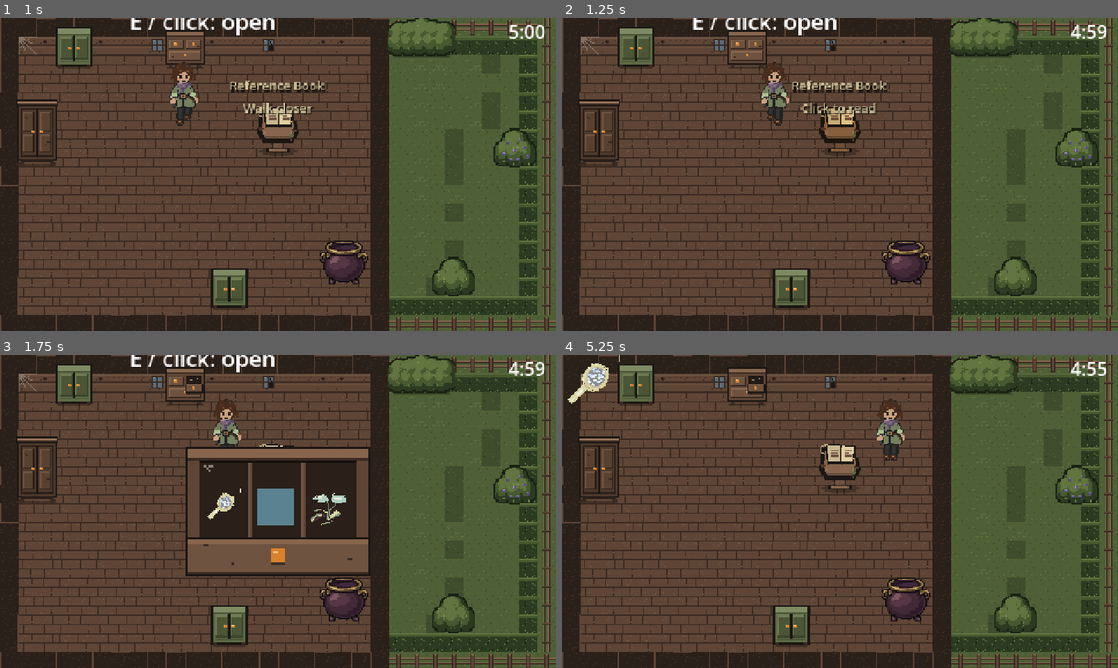
Above: before the commit, frames 1-4 (two rows, left to right).
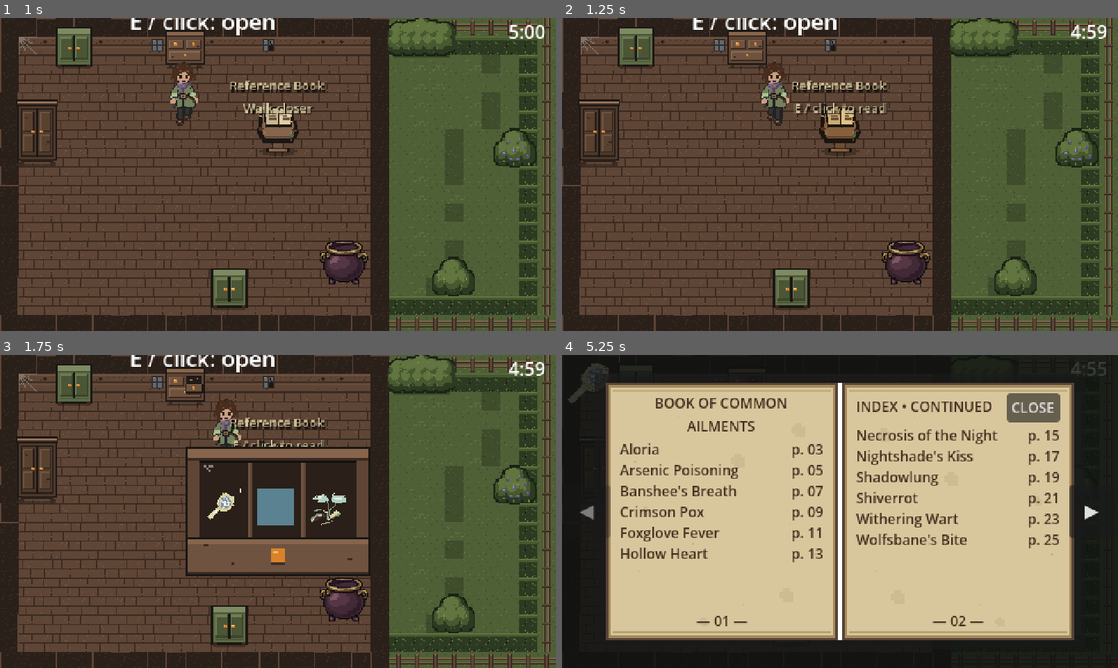
Above: after the commit, the same moments.

Repository: daize16/five-to-survive
Game: Godot game, scene res://main.tscn
Two runs of this game, one before a commit and one after it. Both use one fixed random seed, a clock stepped at 60 frames per second and the inputs below.
Inputs (mouse positions are in pixels of both pictures, inside the frame that each line leads up to):
- Up to frame 1 (1 s): tap Enter (ui_accept) at 0.5, 0.77 s; move the mouse to (278, 130) at 0.52 s; hold Right (ui_right) from 0.53 s (still down); hold E (interact) from 0.53 s (still down); click (278, 130) at 0.67 s
- Up to frame 2 (1.25 s): keep holding Right (ui_right); keep holding E (interact)
- Up to frame 3 (1.75 s): keep holding Right (ui_right); tap Enter (ui_accept) at 1.25, 1.52 s; move the mouse to (166, 527) at 1.27 s; release E (interact) at 1.28 s; tap E (interact) at 1.35 s; click (166, 527) at 1.42 s
- Up to frame 4 (5.25 s): release Right (ui_right) at 2 s; click (784, 508) at 2.02 s; tap Enter (ui_accept) at 2.75, 4.25, 4.52, 5 s; move the mouse to (895, 442) at 2.77 s; hold Left (ui_left) 2.78-3.5 s; hold E (interact) 2.78-3.5 s; click (895, 442) at 2.92 s; click (840, 508) at 3.52 s; move the mouse to (812, 574) at 4.27 s; hold Right (ui_right) from 4.28 s (still down); tap E (interact) at 4.35 s; click (812, 574) at 4.42 s; move the mouse to (1006, 558) at 5.02 s; hold E (interact) from 5.03 s (still down); click (1006, 558) at 5.17 s

Frame 1 is identical in both runs. In frame 2, 0.4% of the frame differs, in the area x 41-59%, y 27-32%; in frame 3, 0.6%; in frame 4, 86%, in the area x 0-100%, y 0-100%.

Commit message:
fixing book glitch

Diff:
--- a/new-game-project/book.tscn
+++ b/new-game-project/book.tscn
@@ -2,18 +2,24 @@
 
 [ext_resource type="Script" uid="uid://6ap1imm8b53x" path="res://scripts/book.gd" id="1_book"]
 [ext_resource type="Script" uid="uid://bmb2516vwu0h6" path="res://scripts/book_page.gd" id="2_page_art"]
+
+[sub_resource type="Theme" id="Theme_book"]
+default_font_size = 12
+Label/colors/font_color = Color(0.26, 0.18, 0.12, 1)
 
 [node name="Book" type="CanvasLayer" unique_id=183388082]
 layer = 2
 script = ExtResource("1_book")
 
 [node name="Overlay" type="Control" parent="." unique_id=919875176]
+visible = false
 layout_mode = 3
 anchors_preset = 15
 anchor_right = 1.0
 anchor_bottom = 1.0
 grow_horizontal = 2
 grow_vertical = 2
+theme = SubResource("Theme_book")
 
 [node name="DimBackground" type="ColorRect" parent="Overlay" unique_id=634497466]
 layout_mode = 1
@@ -64,6 +70,7 @@
 text = "Book of Ilnesses and Common Ailments"
 horizontal_alignment = 1
 vertical_alignment = 1
+autowrap_mode = 3
 
 [node name="IndexColumnLeft" type="VBoxContainer" parent="Overlay/BookSpread/LeftPage/LeftMargin/LeftLayout" unique_id=533469713]
 custom_minimum_size = Vector2(0, 132)
@@ -127,6 +134,7 @@
 size_flags_horizontal = 3
 text = "INDEX • CONTINUED"
 vertical_alignment = 1
+autowrap_mode = 3
 
 [node name="CloseButton" type="Button" parent="Overlay/BookSpread/RightPage/RightMargin/RightLayout/RightHeader" unique_id=68413464]
 custom_minimum_size = Vector2(46, 23)
@@ -168,6 +176,7 @@
 offset_right = 14.0
 offset_bottom = 142.0
 focus_mode = 0
+theme_override_font_sizes/font_size = 16
 text = "◀"
 
 [node name="NextButton" type="Button" parent="Overlay/BookSpread" unique_id=2115504416]
@@ -177,4 +186,5 @@
 offset_right = 450.0
 offset_bottom = 142.0
 focus_mode = 0
+theme_override_font_sizes/font_size = 16
 text = "▶"
--- a/new-game-project/main.tscn
+++ b/new-game-project/main.tscn
@@ -185,7 +185,6 @@
 [node name="CupboardPopup" parent="." unique_id=647663135 instance=ExtResource("8_5vw27")]
 
 [node name="Book" parent="." unique_id=529358681 instance=ExtResource("9_book")]
-visible = false
 
 [node name="SymptomEffects" type="Camera2D" parent="." unique_id=1668557637]
 process_mode = 3
--- a/new-game-project/scripts/book.gd
+++ b/new-game-project/scripts/book.gd
@@ -101,7 +101,7 @@
 
 
 func _unhandled_input(event):
-	if event.is_action_pressed("ui_cancel") and overlay.visible:
+	if overlay.visible and (event.is_action_pressed("ui_cancel") or event.is_action_pressed("interact")):
 		close_book()
 		get_viewport().set_input_as_handled()
 
--- a/new-game-project/scripts/book_lectern.gd
+++ b/new-game-project/scripts/book_lectern.gd
@@ -22,9 +22,7 @@
 
 func _on_mouse_exited() -> void:
 	_is_hovered = false
-	hover_label.hide()
-	Input.set_default_cursor_shape(Input.CURSOR_ARROW)
-	sprite.modulate = Color.WHITE
+	_update_hover()
 
 func _on_proximity_body_entered(body: Node2D) -> void:
 	if body.is_in_group("player"):
@@ -37,20 +35,23 @@
 		_update_hover()
 
 func _update_hover() -> void:
-	if not _is_hovered:
-		return
-	hover_label.text = "Reference Book\nClick to read" if _player_near else "Reference Book\nWalk closer"
-	hover_label.show()
-	if _player_near:
+	hover_label.visible = _is_hovered or _player_near
+	hover_label.text = "Reference Book\nE / click to read" if _player_near else "Reference Book\nWalk closer"
+	if _is_hovered and _player_near:
 		Input.set_default_cursor_shape(Input.CURSOR_POINTING_HAND)
 		sprite.modulate = Color("fff0ce")
 	else:
 		Input.set_default_cursor_shape(Input.CURSOR_ARROW)
 		sprite.modulate = Color.WHITE
 
+func try_read_book() -> bool:
+	if not _player_near:
+		return false
+	get_tree().call_group("book_ui", "open_book")
+	return true
+
 func _on_input_event(_viewport: Viewport, event: InputEvent, _shape_index: int) -> void:
 	if (event is InputEventMouseButton and event.pressed
 			and event.button_index == MOUSE_BUTTON_LEFT):
-		if _player_near:
-			get_tree().call_group("book_ui", "open_book")
+		try_read_book()
 		get_viewport().set_input_as_handled()
--- a/new-game-project/scripts/main.gd
+++ b/new-game-project/scripts/main.gd
@@ -46,10 +46,16 @@
 
 	if run_state != "playing":
 		return
+
+	var interact_pressed := event.is_action_pressed("interact")
+	if interact_pressed and $Actors/BookLectern.try_read_book():
+		get_viewport().set_input_as_handled()
+		return
+
 	if not $Actors/CauldronArea.overlaps_body($Actors/Player):
 		return
 
-	var use_cauldron := event.is_action_pressed("interact")
+	var use_cauldron := interact_pressed
 	if event is InputEventMouseButton and event.pressed \
 			and event.button_index == MOUSE_BUTTON_LEFT:
 		var cauldron = $Actors/Cauldron
--- a/new-game-project/scripts/player.gd
+++ b/new-game-project/scripts/player.gd
@@ -14,6 +14,7 @@
 
 func _unhandled_input(event: InputEvent) -> void:
 	if event.is_action_pressed("interact") and nearby:
+		get_viewport().set_input_as_handled()
 		nearby.interact()
 
 func _physics_process(_delta: float) -> void:
